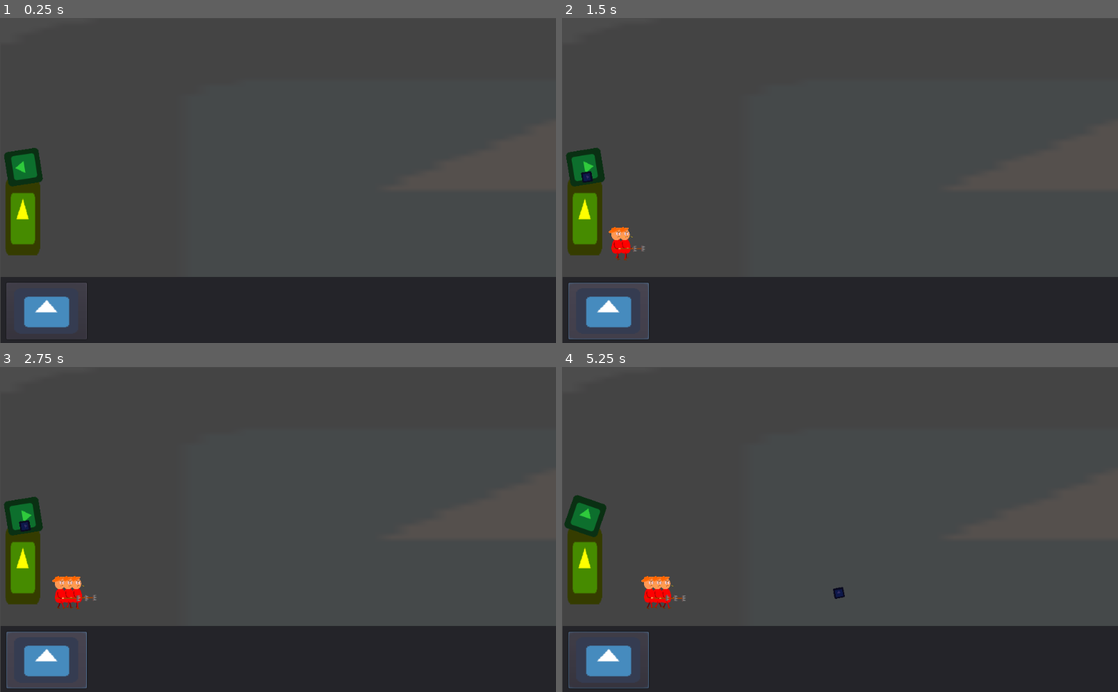
Above: before the commit, frames 1-4 (two rows, left to right).
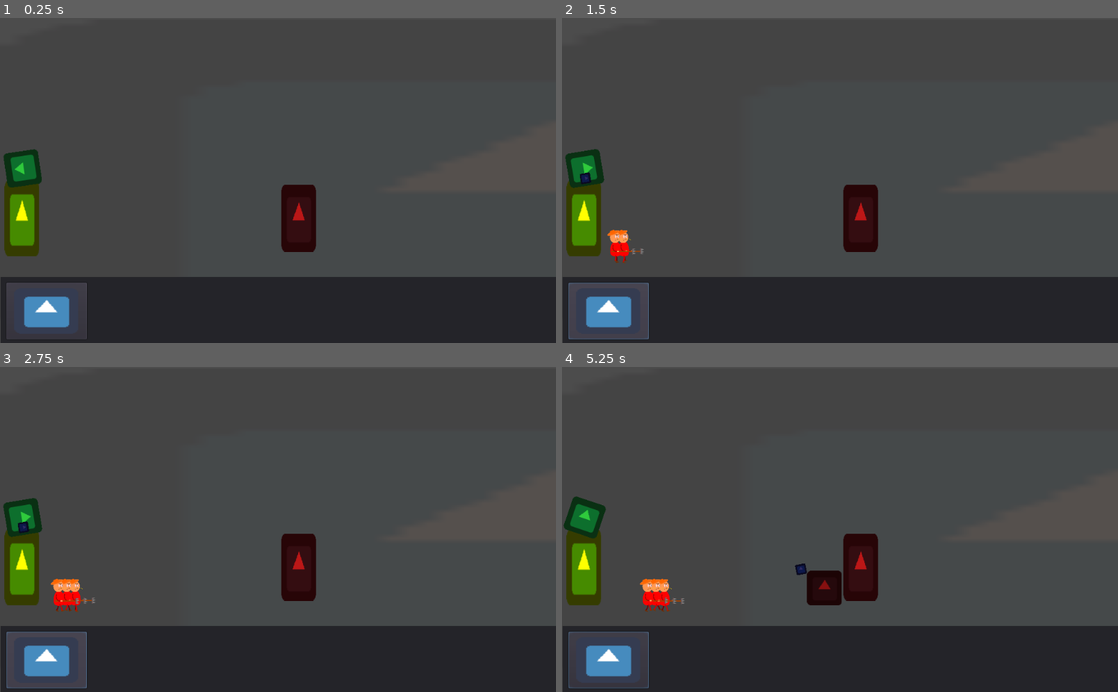
Above: after the commit, the same moments.

Repository: Jon1r/Tower
Game: Godot game, scene res://Map01.tscn
Two runs of this game, one before a commit and one after it. Both use one fixed random seed, a clock stepped at 60 frames per second and the inputs below. The project has no main scene, so this scene is started directly. The engine's default icon, where the game draws it, is replaced by a stand-in: a white triangle on a blue panel in a dark square.
Inputs (mouse positions are in pixels of both pictures, inside the frame that each line leads up to):
- Up to frame 1 (0.25 s): no input
- Up to frame 2 (1.5 s): click (606, 310) at 0.5 s; click (606, 310) at 1.25 s
- Up to frame 3 (2.75 s): click (44, 659) at 2 s
- Up to frame 4 (5.25 s): move the mouse to (962, 513) at 2.77 s; press the mouse at (962, 513) at 2.78 s; move the mouse to (728, 545) at 3.52 s; release the mouse at (728, 545) at 3.53 s; click (728, 545) at 3.6 s; move the mouse to (895, 458) at 4.27 s; press the mouse at (895, 458) at 4.28 s; move the mouse to (812, 594) at 5.02 s; release the mouse at (812, 594) at 5.03 s; click (812, 594) at 5.1 s

The runs differ from the first frame. In frame 1, 1.7% of the frame differs, in the area x 0-57%, y 39-74%; in frame 2, 2.1%; in frame 3, 2.2%; in frame 4, 2.8%, in the area x 0-57%, y 39-76%.

Commit message:
Update Map01.tscn

Diff:
--- a/Map01.tscn
+++ b/Map01.tscn
@@ -9,7 +9,11 @@
 [ext_resource path="res://EnemyTower01.tscn" type="PackedScene" id=7]
 
 [node name="Map01" type="Node2D"]
+position = Vector2( -1.25995, 2.51984 )
 script = ExtResource( 3 )
+__meta__ = {
+"_edit_group_": true
+}
 
 [node name="Sprite" type="Sprite" parent="."]
 modulate = Color( 0.694118, 0.470588, 0.470588, 1 )
@@ -20,7 +24,7 @@
 
 [node name="BasicTower" parent="." instance=ExtResource( 4 )]
 position = Vector2( 41.6223, 405.52 )
-collision_layer = 2
+collision_mask = 0
 
 [node name="Basic_Gun" parent="." instance=ExtResource( 1 )]
 position = Vector2( 43.1361, 275.328 )
@@ -46,7 +50,9 @@
 [node name="HUD" parent="Camera2D" instance=ExtResource( 5 )]
 
 [node name="EnemyTower01" parent="." instance=ExtResource( 7 )]
-position = Vector2( 2090, 400 )
+position = Vector2( 551.334, 397.172 )
+collision_layer = 8
+collision_mask = 0
 [connection signal="shoot" from="Basic_Gun" to="." method="_on_Basic_Gun_shoot"]
 [connection signal="buy" from="Camera2D/HUD" to="." method="_on_HUD_buy"]
 [connection signal="enemy" from="EnemyTower01" to="." method="_on_EnemyTower01_enemy"]
